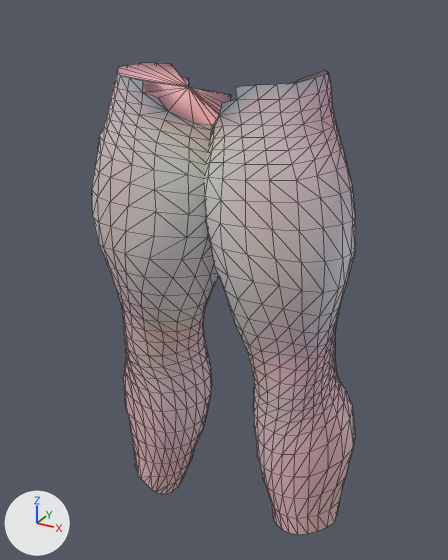
The glTF model assets/giant/parts/Garment_trousers_limbs.glb as it was, and as the next commit left it.
Rendered twice from a camera (50 mm lens) standing at (1.015, -1.887, 2.271) and looking at (-0.021, -0.002, 1.329). The lights are fixed; the arrows at lower left show +X, +Y and +Z. The older version comes first. Mesh edges are drawn as thin lines. Vertices at exactly the same position are counted once.

The scene before the commit, as lines of its bpy script (objects in view):
```python
me_garment_trousers_limbs = bpy.data.meshes.new('Garment_trousers_limbs')
me_garment_trousers_limbs.from_pydata(...)  # 1072 vertices, 2090 faces; spans x -0.52..0.52, y -0.31..0.23, z 0.24..2.09
me_garment_trousers_limbs.materials.append(mat_defaultmaterial)
ob_garment_trousers_limbs = bpy.data.objects.new('Garment_trousers_limbs', me_garment_trousers_limbs)
ob_garment_trousers_limbs.location = (0.0, 0.0, 0.0)
```
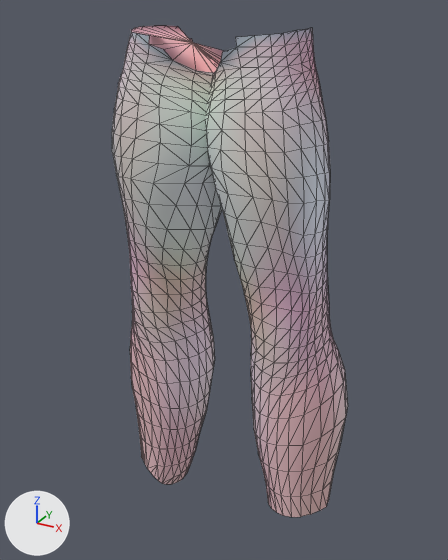
Boxes (x1, y1, x2, y2) around the edits, measured in the pictures (448 x 560 px; the box of a moved part takes in the faces that stretch with it):
'Garment_trousers_limbs', reshaped (10% narrower): before (92, 63, 355, 534); after (112, 26, 348, 517)
part 1 of me_garment_trousers_limbs, moved or reshaped: before (169, 87, 220, 130); after (174, 43, 220, 76)
part 2 of me_garment_trousers_limbs, recoloured: before (92, 63, 355, 534); after (112, 26, 348, 517)

Edits to the bpy script that builds the scene:
```text
Change me_garment_trousers_limbs:
    used by ob_garment_trousers_limbs; location = (0.0, 0.0, 0.0)
    remove me_garment_trousers_limbs.from_pydata(...)  # 1072 vertices, 2090 faces; spans x -0.52..0.52, y -0.31..0.23, z 0.24..2.09
    add me_garment_trousers_limbs.from_pydata(...)  # 1072 vertices, 2090 faces; spans x -0.48..0.48, y -0.28..0.21, z 0.3..2.22
    me_garment_trousers_limbs part 1: 1072 of 1072 vertices moved; they spanned x -0.52..0.52, y -0.31..0.23, z 0.24..2.09 and now span x -0.48..0.48, y -0.28..0.21, z 0.3..2.22; mean shift (0.0, 0.0, 0.18)
    me_garment_trousers_limbs part 2: 2060 kept faces spanning x -0.48..0.48, y -0.28..0.21, z 0.3..2.22 get new vertex colours
```
